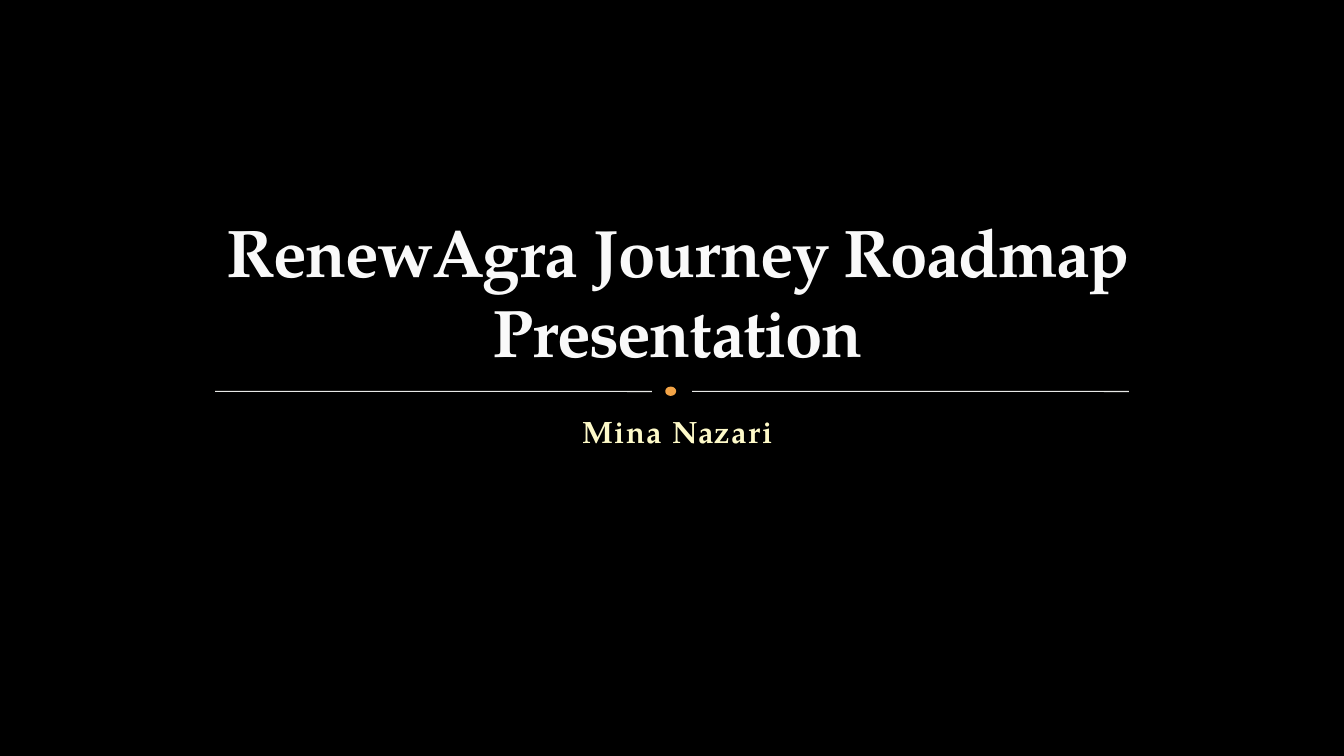
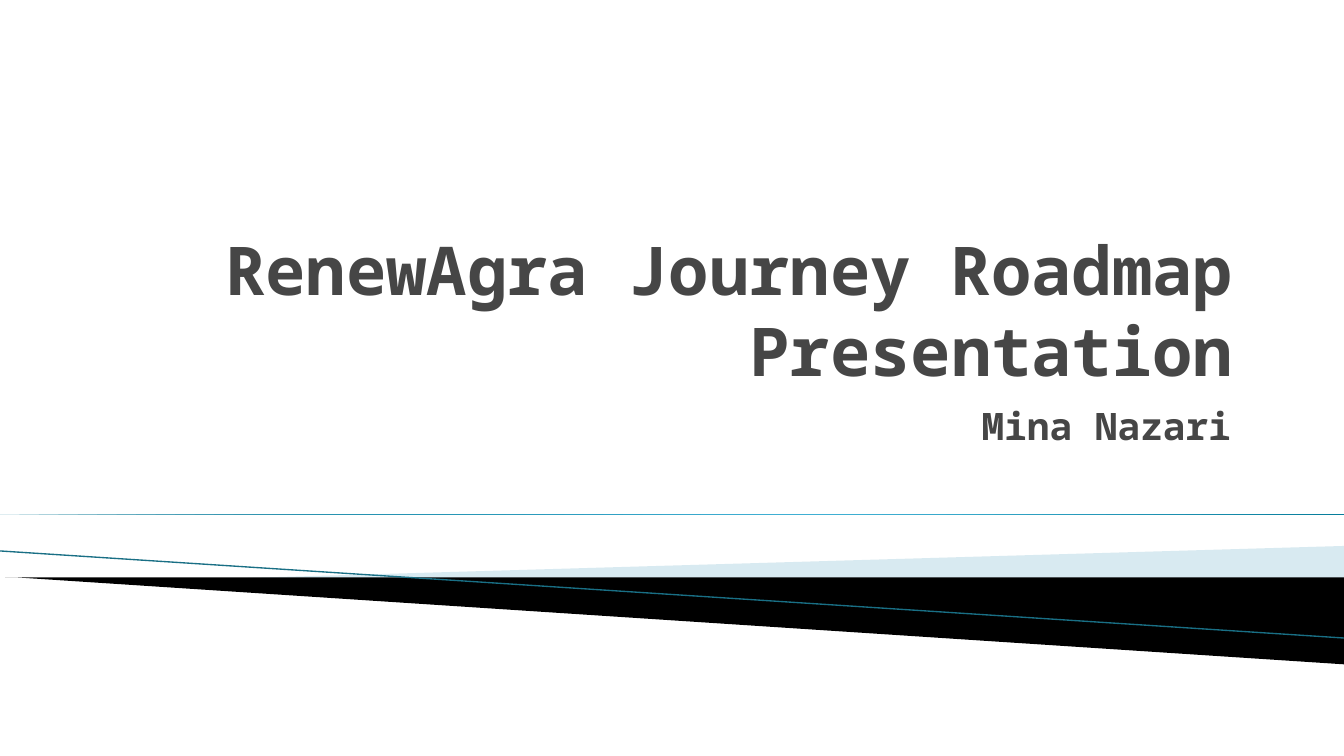
Before and after one commit to minanazari12345/SAP-projects, a slide deck: slide 1 of RenewAgra-presentation.pptx. Drawn at 1344x756 pixels with LibreOffice and Linux fonts; fonts in the diff are those of the drawing; background and template pictures are left out. Boxes give left, top, right and bottom in pixels: in the first picture for what was removed or moved away, otherwise in the second. Text is boxed around its words. In the diff, an @@ line names an element or a change of style, - is before the commit and + after.

```diff
--- a/RenewAgra-presentation.pptx
+++ b/RenewAgra-presentation.pptx
@@ background picture (left out) to #FFFFFF @@
@@ title "RenewAgra Journey Roadmap Presentation": place and size @@
-title "RenewAgra Journey Roadmap Presentation" at bbox=[227, 228, 1130, 358]
+title "RenewAgra Journey Roadmap Presentation" at bbox=[225, 244, 1233, 377]
@@ title "RenewAgra Journey Roadmap Presentation" at bbox=[225, 244, 1233, 377]: font TeX Gyre Pagella to Noto Sans Mono, text colour #F9F9F9 to #464646, letter spacing -1 to 0 pt, letter outline #3C4422 0.25 pt to none; alignment centre to right @@
@@ ellipse removed at bbox=[667, 389, 675, 394] @@
@@ subtitle "Mina Nazari": place and size @@
-subtitle "Mina Nazari" at bbox=[582, 422, 772, 444]
+subtitle "Mina Nazari" at bbox=[982, 410, 1231, 441]
@@ subtitle "Mina Nazari" at bbox=[982, 410, 1231, 441]: size 22 to 27 pt, font TeX Gyre Pagella to Noto Sans Mono, text colour #FEFAC9 to #464646, letter spacing 1 to 0 pt; alignment centre to right; less space between paragraphs @@
@@ line removed from (215, 391) to (652, 391) @@
@@ line removed from (693, 391) to (1129, 391) @@
@@ right triangle added at bbox=[0, 514, 1344, 514], fill gradient #007896 to #4CBBDF @@
@@ line added from (0, 552) to (1344, 638), #97C5D8 0.95 pt @@
@@ freeform shape added at bbox=[248, 546, 1344, 600], fill #A0CBDC at 40% opacity @@
@@ freeform shape added at bbox=[5, 578, 1344, 664], fill #000000 @@
```
Also in this commit, not shown: 30 other slides changed.
